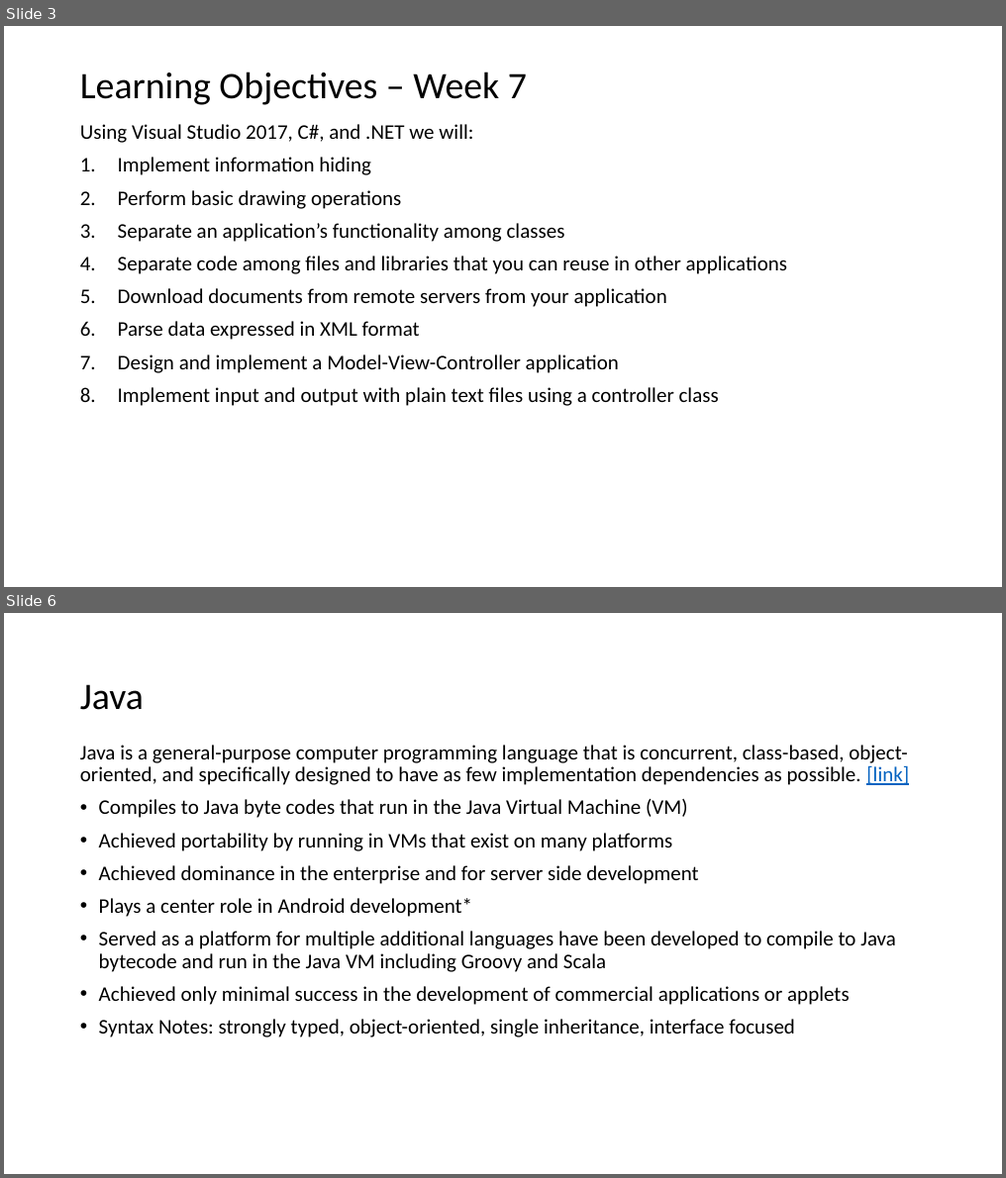
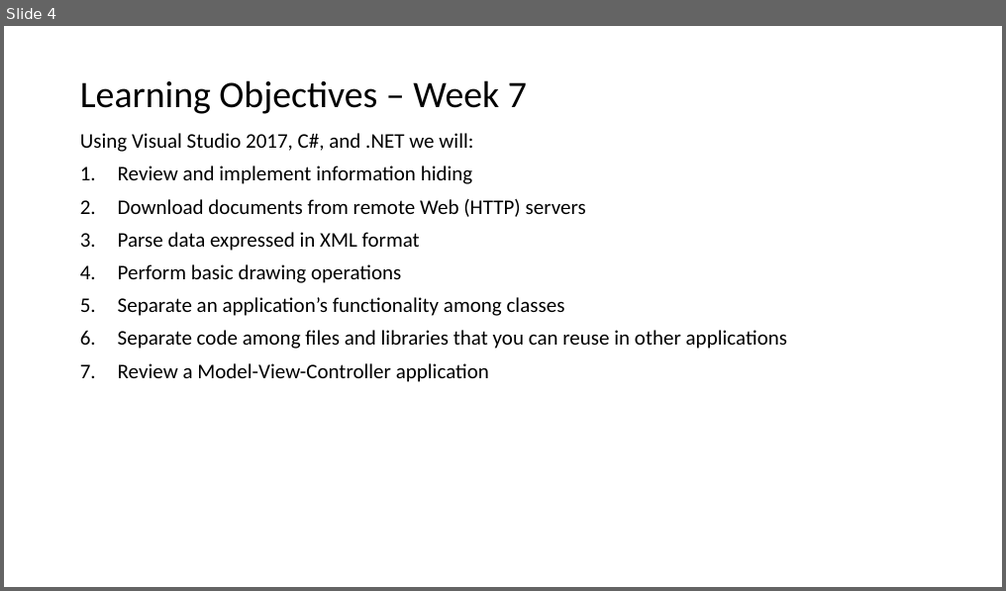
Before and after one commit to EricJPogue/www-epogue-info, a slide deck: CPSC-24500/Week07/2017SpringW07Slides.pptx. Shown one above the other, each under a label of ours: slides 3 and 6 before the commit, slide 4 after it; the slides between them are not shown. The pictures are 1006x1178 and 1006x591 pixels, drawn with LibreOffice and Linux fonts; fonts in the diff are those of the drawing. Boxes give left, top, right and bottom in pixels: in the first picture for what was removed or moved away, otherwise in the second. Text is boxed around its words. In the diff, an @@ line names an element or a change of style, - is before the commit and + after.

Commit message:
Update week 7 files.

```diff
--- a/CPSC-24500/Week07/2017SpringW07Slides.pptx
+++ b/CPSC-24500/Week07/2017SpringW07Slides.pptx
@@ slide 6 removed at [4,613,1002,1174], background #FFFFFF @@
@@ title removed at [80,684,144,710] @@
-Java
@@ text removed at [80,745,909,1038] @@
-Java is a general-purpose computer programming language that is concurrent, class-based, object-oriented, and specifically designed to have as few implementation dependencies as possible. [link]
-• Compiles to Java byte codes that run in the Java Virtual Machine (VM)
-• Achieved portability by running in VMs that exist on many platforms
-• Achieved dominance in the enterprise and for server side development
-• Plays a center role in Android development*
-• Served as a platform for multiple additional languages have been developed to compile to Java bytecode and run in the Java VM including Groovy and Scala
-• Achieved only minimal success in the development of commercial applications or applets
-• Syntax Notes: strongly typed, object-oriented, single inheritance, interface focused
@@ what was slide 3 is now slide 4 @@
@@ slide 4 changed as well @@
@@ title "Learning Objectives – Week 7": place and size @@
-title "Learning Objectives – Week 7" at [80,72,527,105]
+title "Learning Objectives – Week 7" at [80,80,527,114]
@@ text "Using Visual Studio 2017, C#, ...": place and size @@
-text "Using Visual Studio 2017, C#, ..." at [80,124,787,406]
+text "Using Visual Studio 2017, C#, ..." at [80,133,787,382]
@@ text at [118,166,586,251]: text changed @@
-1. Implement information hiding
+1. Review and implement information hiding
+2. Download documents from remote Web (HTTP) servers
+3. Parse data expressed in XML format
@@ text at [118,364,489,382]: text changed @@
-5. Download documents from remote servers from your application
-6. Parse data expressed in XML format
-7. Design and implement a Model-View-Controller application
-8. Implement input and output with plain text files using a controller class
+7. Review a Model-View-Controller application
```
Also in this commit, not shown: 5 other slides changed, 12 slides added, 19 other slides removed, 6 other files.
